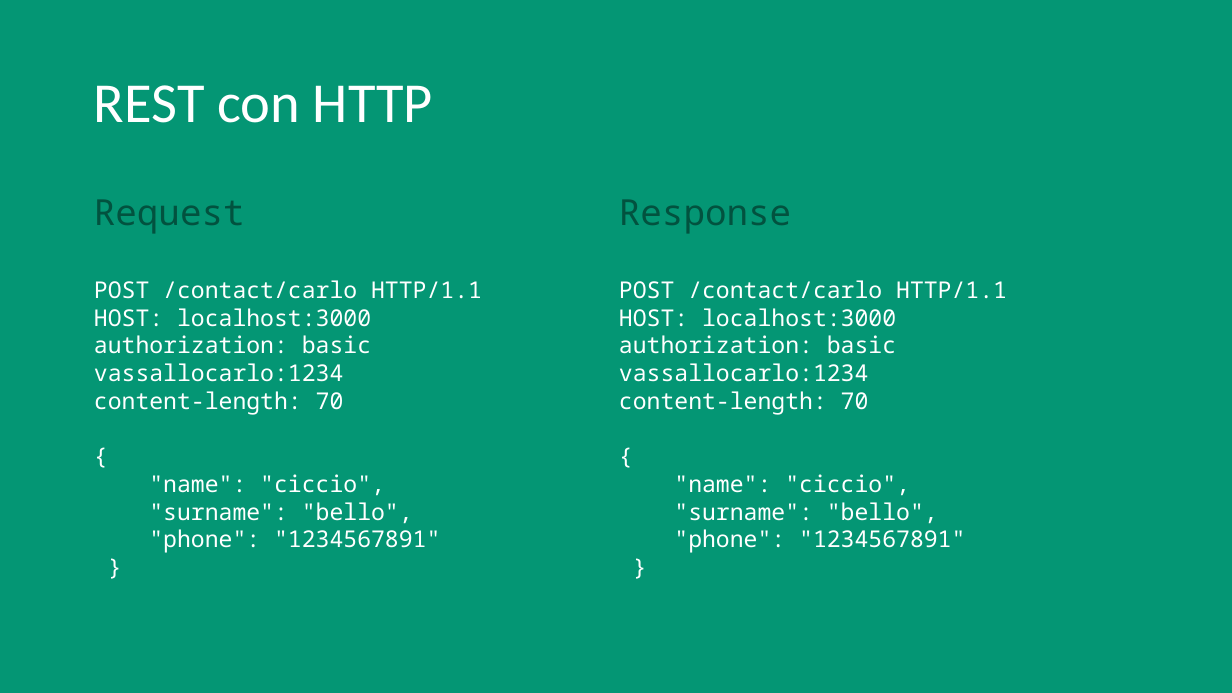
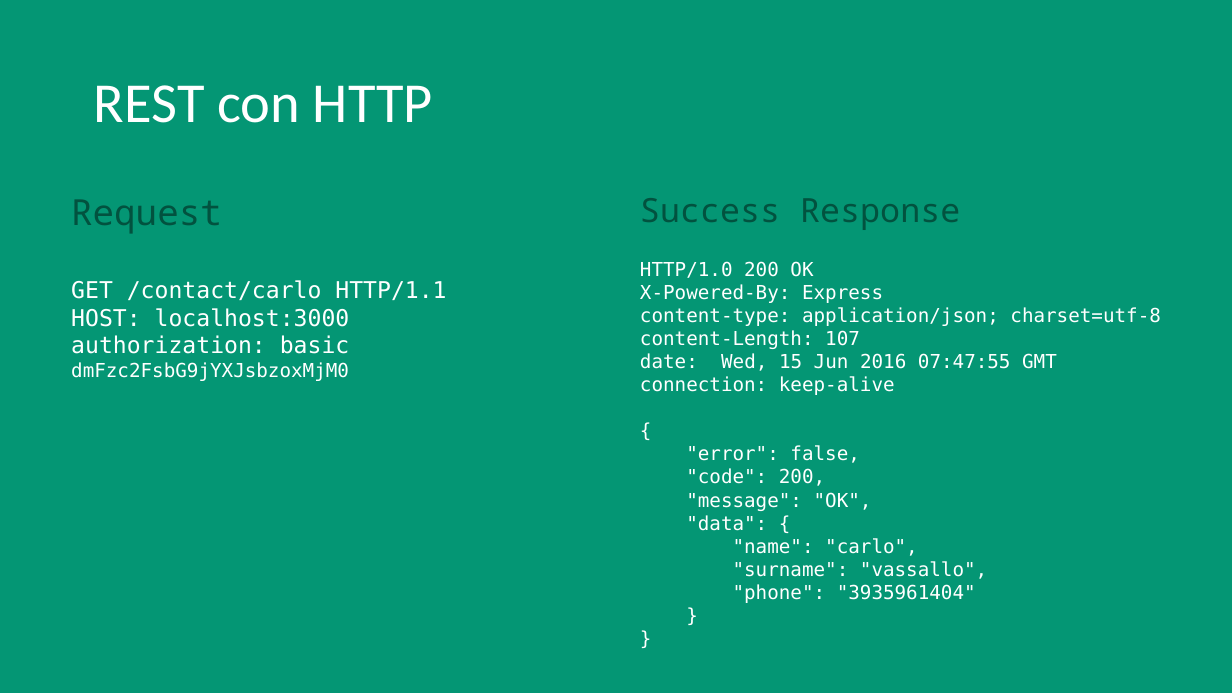
Before and after one commit to vassallocarlo/Tesi-RESTful, a slide deck: slide 10 of REST.pptx. Drawn at 1232x693 pixels with LibreOffice and Linux fonts; fonts in the diff are those of the drawing. Boxes give left, top, right and bottom in pixels: in the first picture for what was removed or moved away, otherwise in the second. Text is boxed around its words. In the diff, an @@ line names an element or a change of style, - is before the commit and + after.

Commit message:
rest auth

```diff
--- a/REST.pptx
+++ b/REST.pptx
@@ text "Request": place and size @@
-text "Request" at <box>94,199,482,553</box>
+text "Request" at <box>71,199,446,381</box>
@@ text at <box>640,198,1161,603</box>: paragraph added @@
+}
@@ text "Success Response": place and size @@
-text "Success Response" at <box>619,199,1007,553</box>
+text "Success Response" at <box>640,198,1161,603</box>
@@ text "Success Response" at <box>640,198,1161,603</box>: size 18 to 15 pt, font Noto Sans Mono to DejaVu Sans Mono in "{", "}" @@
@@ text at <box>640,198,1161,395</box>: text changed; size 18 to 15 pt; font Noto Sans Mono to DejaVu Sans Mono @@
-Response
-POST /contact/carlo HTTP/1.1
-HOST: localhost:3000
-authorization: basic vassallocarlo:1234
-content-length: 70
+Success Response
+HTTP/1.0 200 OK
+X-Powered-By: Express
+content-type: application/json; charset=utf-8
+content-Length: 107
+date: Wed, 15 Jun 2016 07:47:55 GMT connection: keep-alive
@@ text at <box>71,280,446,300</box>: text changed; font Noto Sans Mono to DejaVu Sans Mono @@
-POST /contact/carlo HTTP/1.1
+GET /contact/carlo HTTP/1.1
@@ text at <box>71,308,350,327</box>: font Noto Sans Mono to DejaVu Sans Mono in "HOST: localhost:3000" @@
@@ text at <box>71,335,350,381</box>: text changed; size 18 to 15 pt; font Noto Sans Mono to DejaVu Sans Mono @@
-authorization: basic vassallocarlo:1234
-content-length: 70
-{
-"name": "ciccio",
-"surname": "bello",
-"phone": "1234567891"
-}
+authorization: basic dmFzc2FsbG9jYXJsbzoxMjM0
@@ text at <box>686,445,987,603</box>: text changed; size 18 to 15 pt; font Noto Sans Mono to DejaVu Sans Mono @@
-"name": "ciccio",
-"surname": "bello",
-"phone": "1234567891"
+"error": false,
+"code": 200,
+"message": "OK",
+"data": {
+"name": "carlo",
+"surname": "vassallo",
+"phone": "3935961404"
```
Also in this commit, not shown: 2 other slides changed, 7 slides added, 4 other files.
